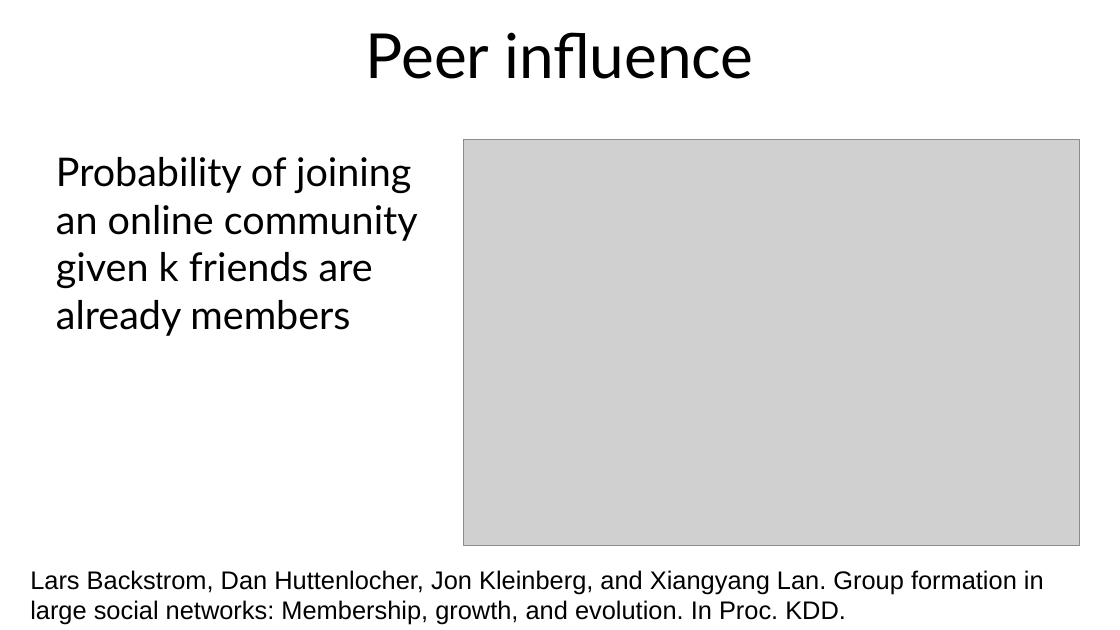
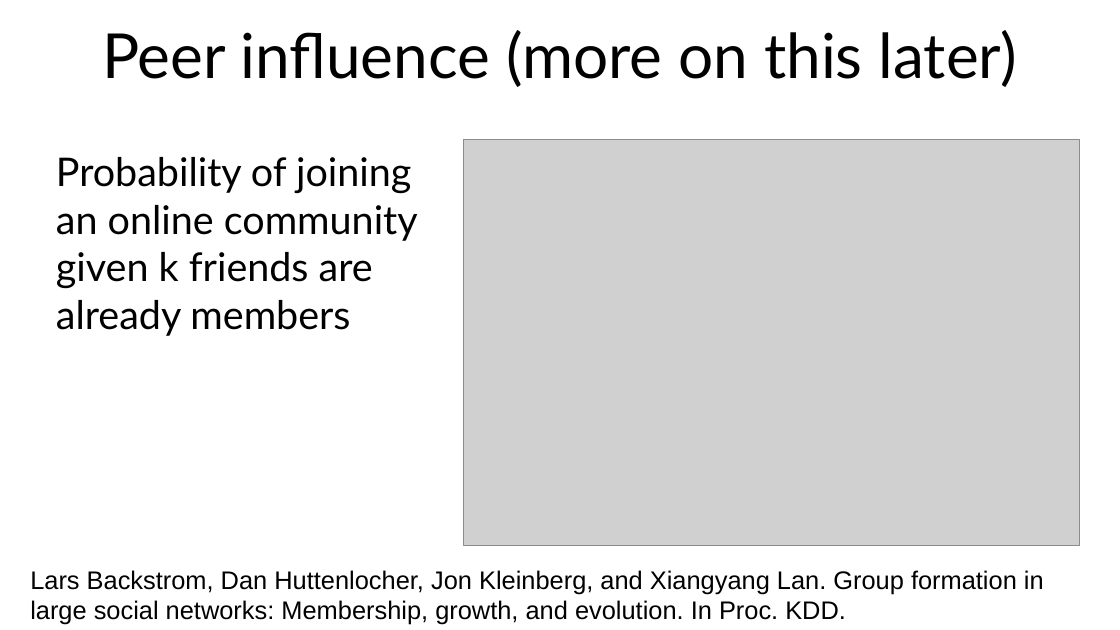
Before and after one commit to chatox/networks-science-course, a slide deck: slide 26 of theory/tt07_link_formation_mechanisms.odp (slide 25 before the commit). Drawn at 1120x630 pixels with LibreOffice and Linux fonts; fonts in the diff are those of the drawing; grey boxes stand for pictures. Boxes give left, top, right and bottom in pixels: in the first picture for what was removed or moved away, otherwise in the second. Text is boxed around its words. In the diff, an @@ line names an element or a change of style, - is before the commit and + after.

```diff
--- a/theory/tt07_link_formation_mechanisms.odp
+++ b/theory/tt07_link_formation_mechanisms.odp
@@ title at (102,30,1017,87): text changed @@
-Peer influence
+Peer influence (more on this later)
```
Also in this commit, not shown: 5 other slides changed, 1 slide added.
